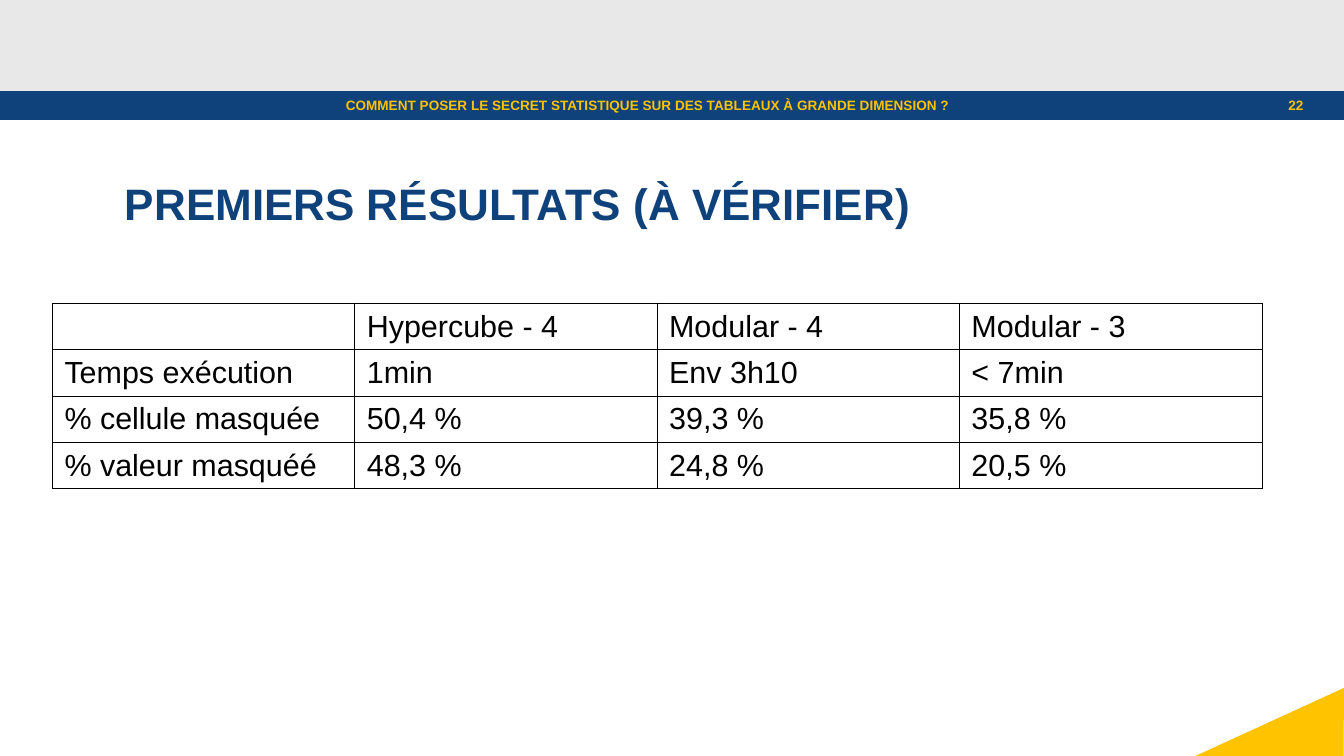
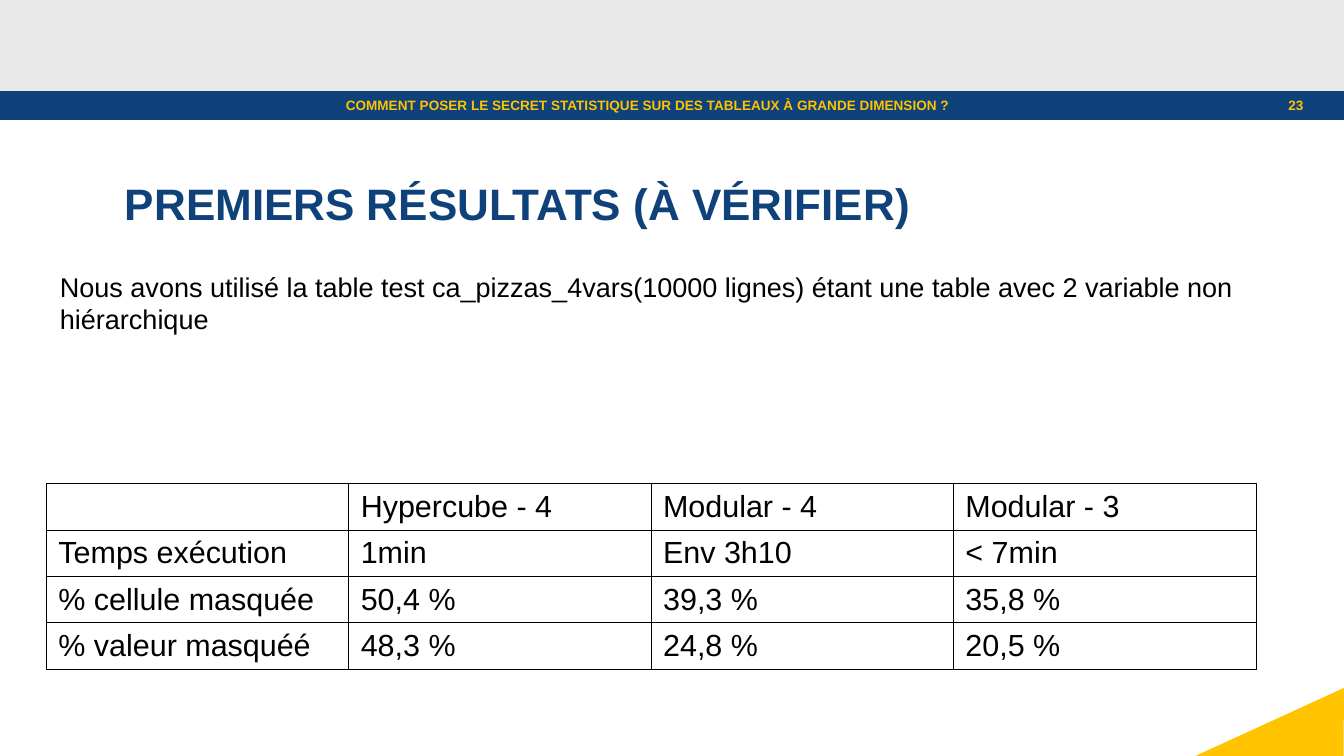
Before and after one commit to julienjamme/stage1A_2023, a slide deck: slide 23 of presentation_mi_parcours.odp (slide 22 before the commit). Drawn at 1344x756 pixels with LibreOffice and Linux fonts; fonts in the diff are those of the drawing; background and template pictures are left out. Boxes give left, top, right and bottom in pixels: in the first picture for what was removed or moved away, otherwise in the second. Text is boxed around its words. In the diff, an @@ line names an element or a change of style, - is before the commit and + after.

```diff
--- a/presentation_mi_parcours.odp
+++ b/presentation_mi_parcours.odp
@@ page number at [1288,100,1303,110]: text changed @@
-22
+23
@@ text added at [60,277,1232,334], 16 pt, text #000000 @@
+Nous avons utilisé la table test ca_pizzas_4vars(10000 lignes) étant une table avec 2 variable non hiérarchique
@@ table: place and size @@
-table at [52,304,1262,490]
+table at [46,484,1256,671]
```
Also in this commit, not shown: 4 other slides changed, 3 slides added, 1 slide removed.
